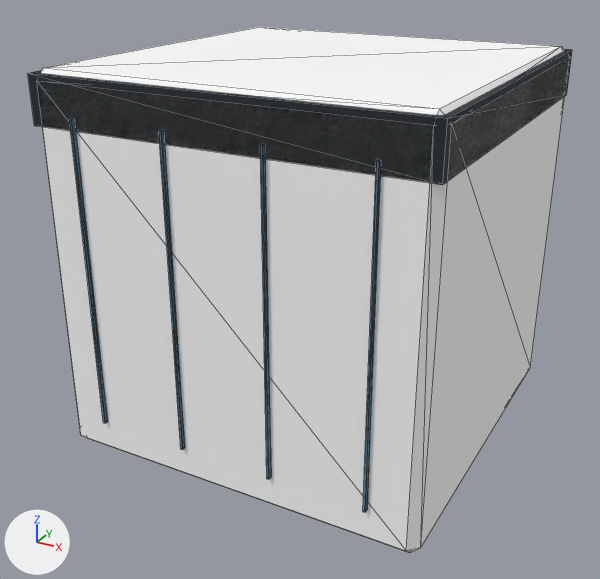
A saved change to the glTF model public/models/blockouts/barrier.glb.
Camera for both pictures: a camera (50 mm lens) standing at (0.973, -1.885, 1.299) and looking at (-0.026, -0.068, 0.391). Arrows for +X, +Y and +Z are at lower left; the lights stay in place. The older version comes first. Mesh edges are drawn as thin lines. Vertices at exactly the same position are counted once.

The scene before the commit, as lines of its bpy script (objects in view):
```python
me_cube_202 = bpy.data.meshes.new('Cube.202')
me_cube_202.from_pydata(...)  # 64 vertices, 104 faces; spans x -0.5..0.5, y -0.5..0.5, z 0.0..1.0
# faces by material slot: [44, 12, 48]
me_cube_202.materials.append(mat_entity_color)  # white #ffffff
me_cube_202.materials.append(mat_charcoal)  # dark blue #202932
me_cube_202.materials.append(mat_glass_blue)  # blue #52788e
# before: 0 (-0.475, -0.465, 0.0) at pixel (87, 438), 1 (-0.475, -0.49, 0.025) at pixel (80, 435), 2 (-0.5, -0.465, 0.025) at pixel (80, 428), 3 (-0.475, -0.49, 0.975) at pixel (36, 80), 4 (-0.475, -0.465, 1.0) at pixel (43, 67)
# before: 5 (-0.5, -0.465, 0.975), 6 (-0.475, 0.475, 0.0), 7 (-0.5, 0.475, 0.025), 8 (-0.475, 0.5, 0.025), 9 (-0.475, 0.475, 1.0) at pixel (258, 27)
# before: 10 (-0.475, 0.5, 0.975), 11 (-0.5, 0.475, 0.975), 12 (0.475, -0.465, 0.0) at pixel (409, 552), 13 (0.5, -0.465, 0.025) at pixel (420, 547), 14 (0.475, -0.49, 0.025) at pixel (406, 550)
# before: 15 (0.475, -0.465, 1.0) at pixel (439, 108), 16 (0.475, -0.49, 0.975) at pixel (433, 125), 17 (0.5, -0.465, 0.975) at pixel (451, 124), 18 (0.475, 0.475, 0.0), 19 (0.475, 0.5, 0.025)
# before: 20 (0.5, 0.475, 0.025) at pixel (530, 367), 21 (0.475, 0.475, 1.0) at pixel (561, 46), 22 (0.5, 0.475, 0.975) at pixel (569, 56), 23 (0.475, 0.5, 0.975)
ob_barrier = bpy.data.objects.new('barrier', me_cube_202)
ob_barrier.location = (0.0, 0.0, 0.0)
```
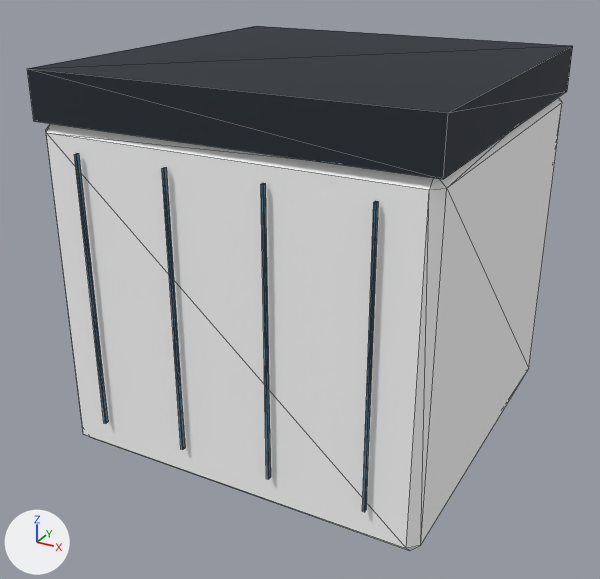
What the commit changed:
me_cube_202 has 64 vertices, 104 faces and spans x -0.5..0.5, y -0.5..0.5, z 0.0..1.0.
me_cube_202 is used by ob_barrier; location (0.0, 0.0, 0.0).
me_cube_202 part 1: the loose piece of 8 vertices spanning x -0.5..0.5, y -0.49..0.5, z 0.87..0.99 is moved by (0.0, 0.0, 0.01).
me_cube_202 part 2: the loose piece of 8 vertices spanning x -0.378..-0.372, y -0.5..-0.49, z 0.1..0.9 is scaled about its middle by (0.994, 0.985, 0.9), then moved by (0.002, 0.0, -0.04).
me_cube_202 part 3: the loose piece of 8 vertices spanning x -0.128..-0.122, y -0.5..-0.49, z 0.1..0.9 is scaled about its middle by (0.994, 0.985, 0.9), then moved by (0.001, 0.0, -0.04).
me_cube_202 part 4: the loose piece of 8 vertices spanning x 0.122..0.128, y -0.5..-0.49, z 0.1..0.9 is scaled about its middle by (0.994, 0.985, 0.9), then moved by (-0.001, 0.0, -0.04).
me_cube_202 part 5: the loose piece of 8 vertices spanning x 0.372..0.378, y -0.5..-0.49, z 0.1..0.9 is scaled about its middle by (0.994, 0.985, 0.9), then moved by (-0.002, 0.0, -0.04).
Part 6, on me_cube_202:
Vertices 21, 22, 23 of me_cube_202 move by (-0.003, -0.007, -0.12).
Vertices 18, 19, 20 of me_cube_202 move by (-0.003, -0.007, 0.0).
Vertices 15, 16, 17 of me_cube_202 move by (-0.003, 0.007, -0.12).
Vertices 12, 13, 14 of me_cube_202 move by (-0.003, 0.007, 0.0).
Vertices 9, 10, 11 of me_cube_202 move by (0.003, -0.007, -0.12).
Vertices 6, 7, 8 of me_cube_202 move by (0.003, -0.007, 0.0).
Vertices 3, 4, 5 of me_cube_202 move by (0.003, 0.007, -0.12).
Vertices 0, 1, 2 of me_cube_202 move by (0.003, 0.007, 0.0).

Changed parts and their boxes (x1, y1, x2, y2) in the pictures (600 x 579 px; the box of a moved part takes in the faces that stretch with it):
'barrier', reshaped
    before: (28, 27, 572, 553)
    after: (27, 26, 573, 551)
part 1 of me_cube_202, moved or reshaped
    before: (28, 49, 572, 185)
    after: (27, 26, 573, 179)
part 2 of me_cube_202, moved or reshaped
    before: (70, 118, 108, 423)
    after: (74, 153, 108, 424)
part 3 of me_cube_202, moved or reshaped
    before: (159, 130, 185, 450)
    after: (162, 167, 185, 450)
part 4 of me_cube_202, moved or reshaped
    before: (260, 144, 271, 479)
    after: (261, 183, 271, 479)
part 5 of me_cube_202, moved or reshaped
    before: (363, 160, 381, 512)
    after: (362, 201, 379, 512)
part 6 of me_cube_202, moved or reshaped
    before: (37, 27, 569, 553)
    after: (46, 97, 562, 551)
